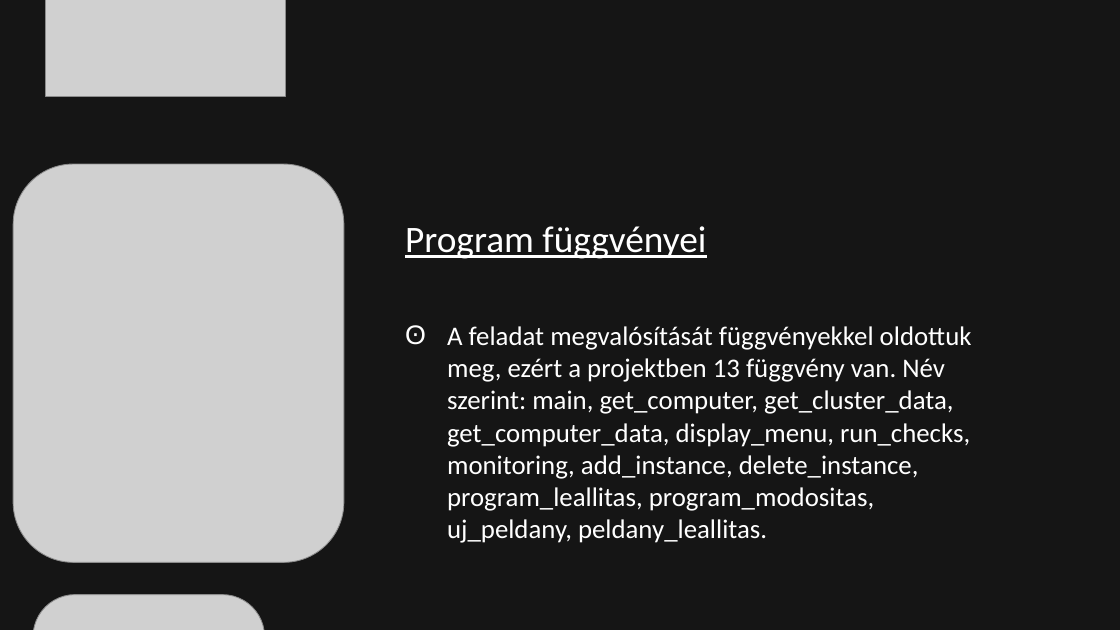
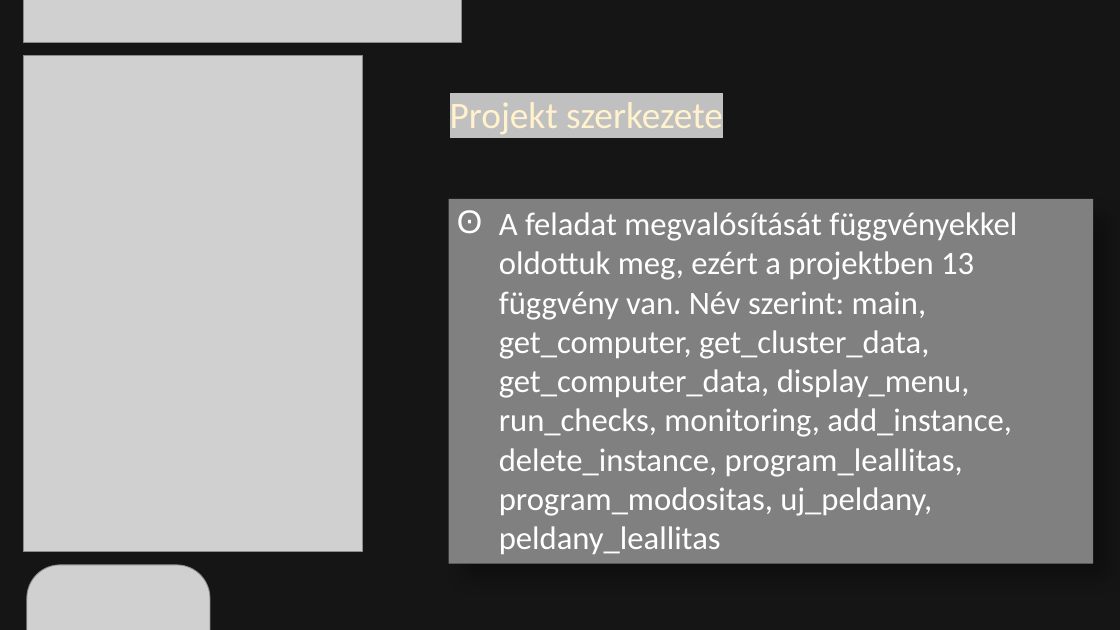
Before and after one commit to bankuti-gk/VBJCode, a slide deck: slide 8 of VBJCode.ppsx (slide 9 before the commit). Drawn at 1120x630 pixels with LibreOffice and Linux fonts; fonts in the diff are those of the drawing; grey boxes stand for pictures; background and template pictures are left out; a plain dark background stands for a picture behind light text. Boxes give left, top, right and bottom in pixels: in the first picture for what was removed or moved away, otherwise in the second. Text is boxed around its words. In the diff, an @@ line names an element or a change of style, - is before the commit and + after.

```diff
--- a/VBJCode.ppsx
+++ b/VBJCode.ppsx
@@ picture resized from (x1=45, y1=0, x2=286, y2=97) to (x1=24, y1=0, x2=461, y2=42) @@
@@ picture added at (x1=24, y1=56, x2=363, y2=552) @@
@@ text added at (x1=450, y1=102, x2=723, y2=134), 32 pt, text #FFF2CC @@
+Projekt szerkezete
@@ rectangle "A feladat megvalósítását függvényekkel oldottuk ..." resized from (x1=447, y1=326, x2=972, y2=543) to (x1=449, y1=199, x2=1093, y2=564) @@
@@ rectangle "A feladat megvalósítását függvényekkel oldottuk ..." at (x1=449, y1=199, x2=1093, y2=564): fill none to #808080; shadow on @@
@@ text removed at (x1=405, y1=226, x2=706, y2=259) @@
-Program függvényei
@@ text in rectangle at (x1=499, y1=212, x2=1017, y2=554): text changed; size 23 to 28 pt @@
-ʘ A feladat megvalósítását függvényekkel oldottuk meg, ezért a projektben 13 függvény van. Név szerint: main, get_computer, get_cluster_data, get_computer_data, display_menu, run_checks, monitoring, add_instance, delete_instance, program_leallitas, program_modositas, uj_peldany, peldany_leallitas.
+ʘ A feladat megvalósítását függvényekkel oldottuk meg, ezért a projektben 13 függvény van. Név szerint: main, get_computer, get_cluster_data, get_computer_data, display_menu, run_checks, monitoring, add_instance, delete_instance, program_leallitas, program_modositas, uj_peldany, peldany_leallitas
@@ picture resized from (x1=13, y1=164, x2=344, y2=562) to (x1=27, y1=565, x2=210, y2=630) @@
@@ picture removed at (x1=33, y1=595, x2=265, y2=630) @@
```
Also in this commit, not shown: 10 other slides changed, 1 slide removed.
